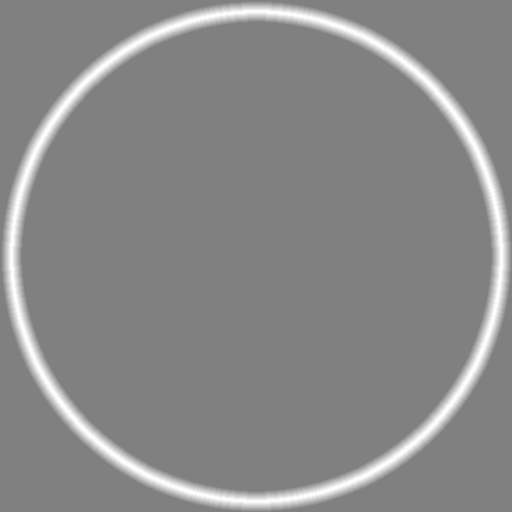
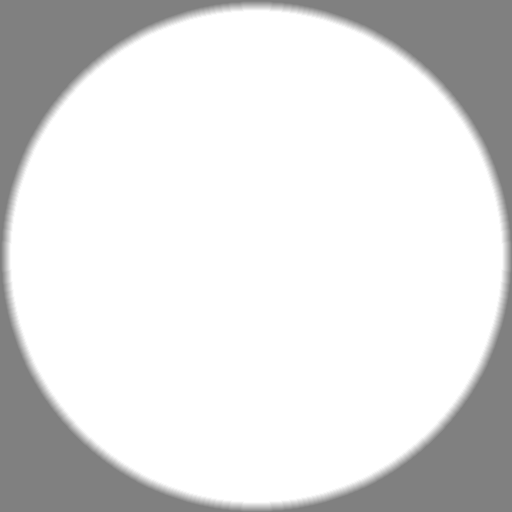
Layers edited between the first and the second (512, 512) image:
painted on "main" over [12, 12, 501, 501]
